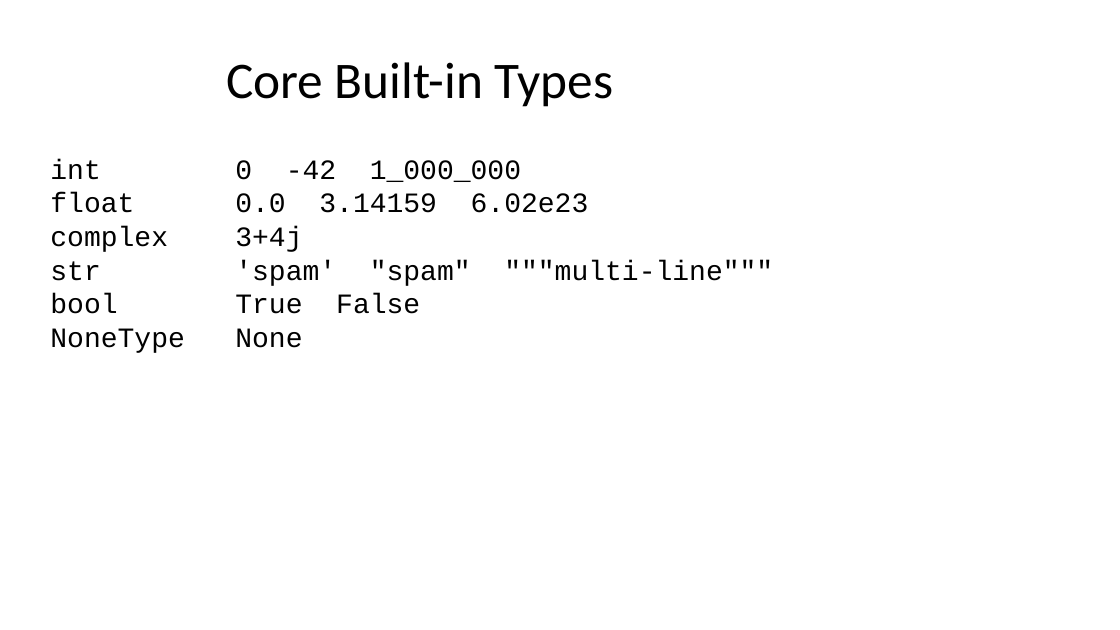
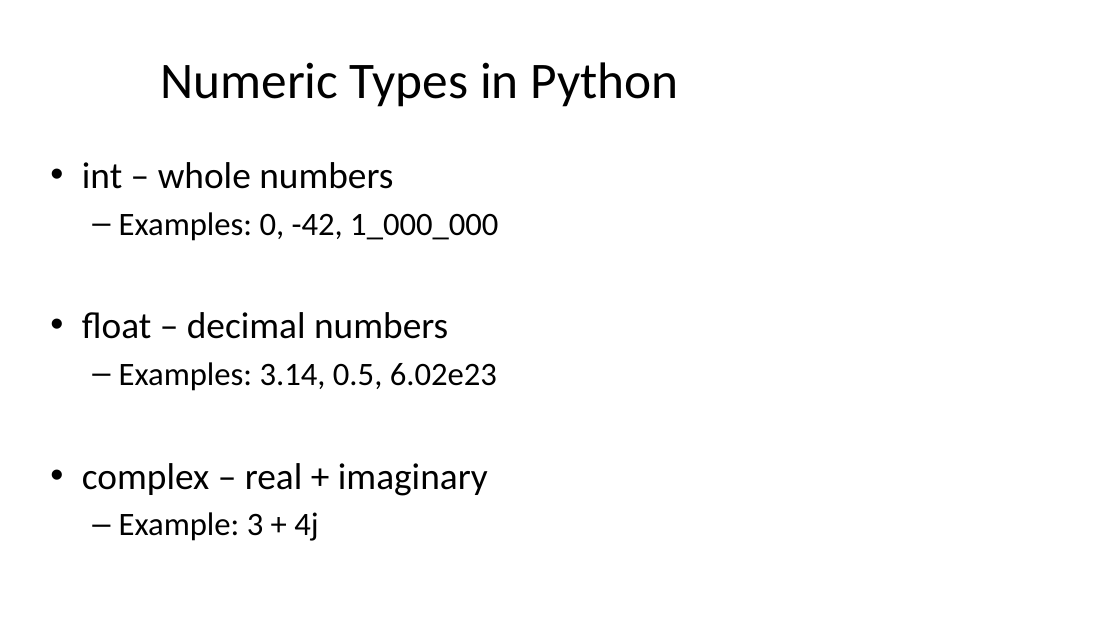
Before and after one commit to seanwhs/3-Day-Python-Crash-Course, a slide deck: slide 23 of Python_Crash_Course_2025.pptx (slide 13 before the commit). Drawn at 1120x630 pixels with LibreOffice and Linux fonts; fonts in the diff are those of the drawing. Boxes give left, top, right and bottom in pixels: in the first picture for what was removed or moved away, otherwise in the second. Text is boxed around its words. In the diff, an @@ line names an element or a change of style, - is before the commit and + after.

```diff
--- a/Python_Crash_Course_2025.pptx
+++ b/Python_Crash_Course_2025.pptx
@@ title at bbox=[161, 62, 678, 107]: text changed @@
-Core Built-in Types
+Numeric Types in Python
@@ text at bbox=[82, 162, 498, 541]: text changed; size 24 to 28 pt; font Courier New to Calibri @@
-int 0 -42 1_000_000
-float 0.0 3.14159 6.02e23
-complex 3+4j
-str 'spam' "spam" """multi-line"""
-bool True False
-NoneType None
+• int – whole numbers
+  – Examples: 0, -42, 1_000_000
+• float – decimal numbers
+  – Examples: 3.14, 0.5, 6.02e23
+• complex – real + imaginary
+  – Example: 3 + 4j
```
Also in this commit, not shown: 32 other slides changed, 113 slides added, 3 slides removed.
